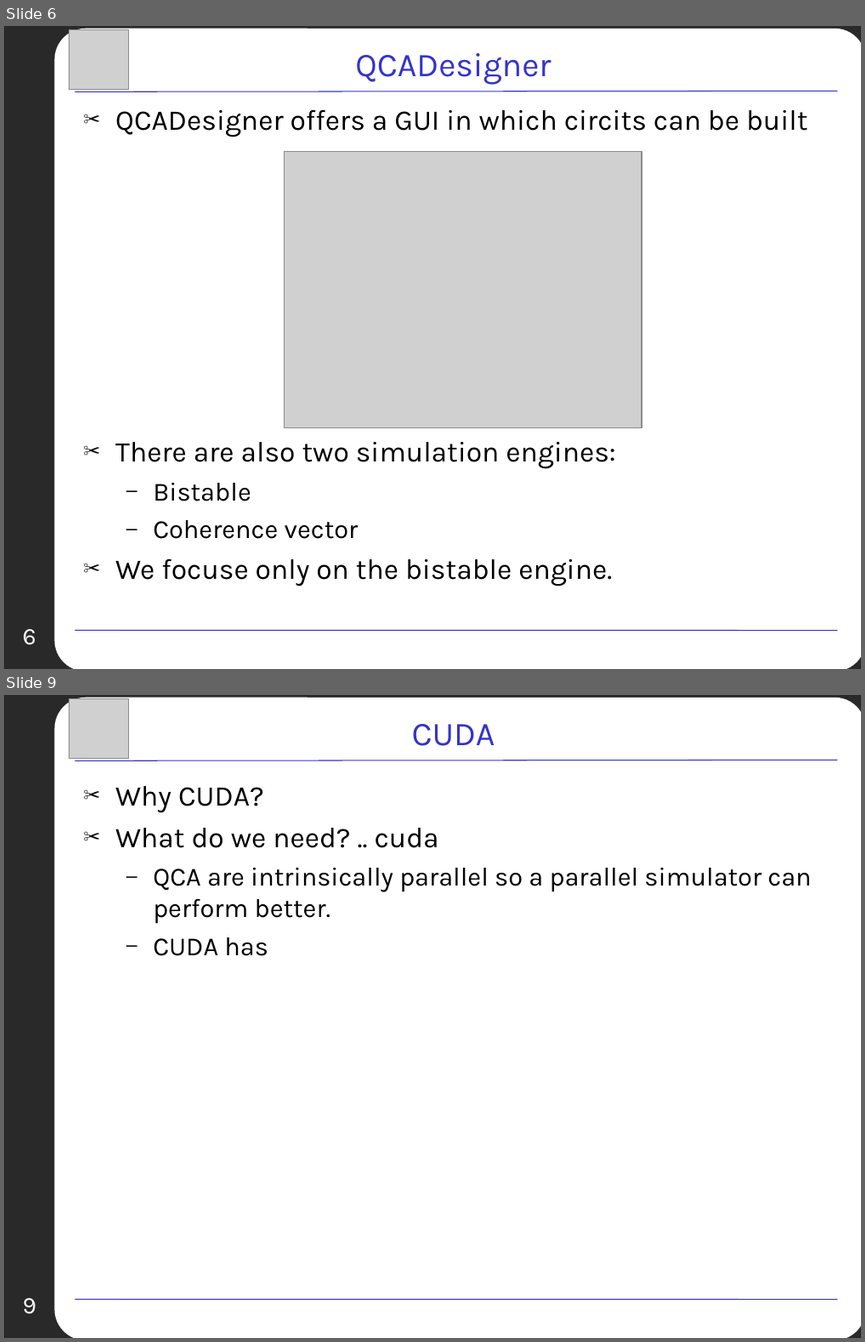
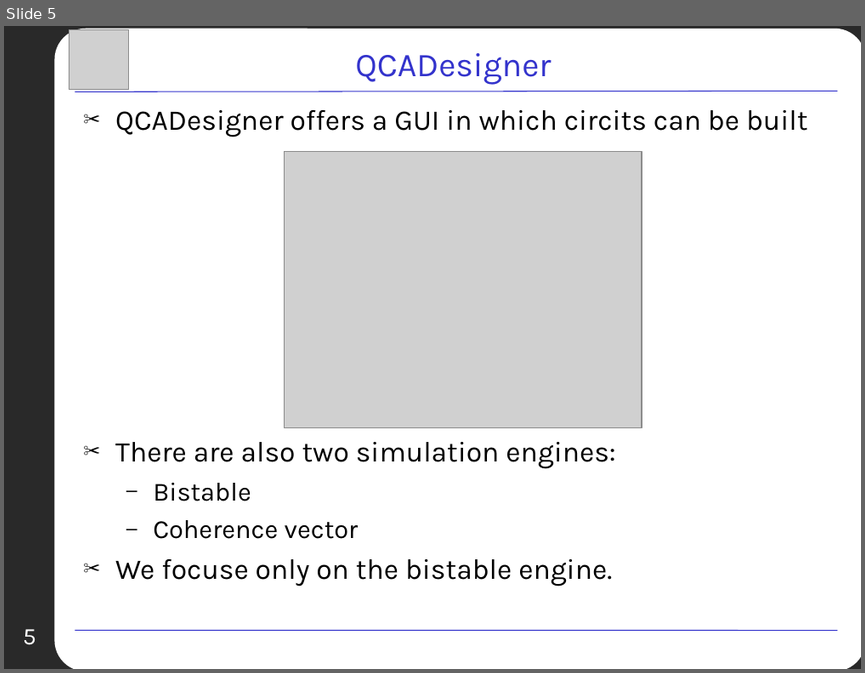
Before and after one commit to Anthz/qcadesigner-cuda, a slide deck: docs/bistable/PPT/Presentation.ppt. Shown one above the other, each under a label of ours: slides 6 and 9 before the commit, slide 5 after it; the slides between them are not shown. The pictures are 865x1342 and 865x673 pixels, drawn with LibreOffice and Linux fonts; fonts in the diff are those of the drawing; grey boxes stand for pictures; background and template pictures are left out. Boxes give left, top, right and bottom in pixels: in the first picture for what was removed or moved away, otherwise in the second. Text is boxed around its words. In the diff, an @@ line names an element or a change of style, - is before the commit and + after.

```diff
--- a/docs/bistable/PPT/Presentation.ppt
+++ b/docs/bistable/PPT/Presentation.ppt
@@ slide 9 removed at (4,695,861,1338), background picture (left out); not listed: 3 template elements that a slide beside it also shows @@
@@ picture removed at (69,699,129,760) @@
@@ title removed at (412,724,495,746) @@
-CUDA
@@ text removed at (115,786,811,956) @@
-✂ Why CUDA?
-✂ What do we need? .. cuda
-  – QCA are intrinsically parallel so a parallel simulator can perform better.
-  – CUDA has
@@ page number removed at (23,1298,36,1314) @@
-9
@@ what was slide 6 is now slide 5 @@
@@ page number at (23,629,36,645): text changed @@
-6
+5
```
Also in this commit, not shown: 11 slides changed, 4 slides added, 2 other slides removed, 1 other file.
